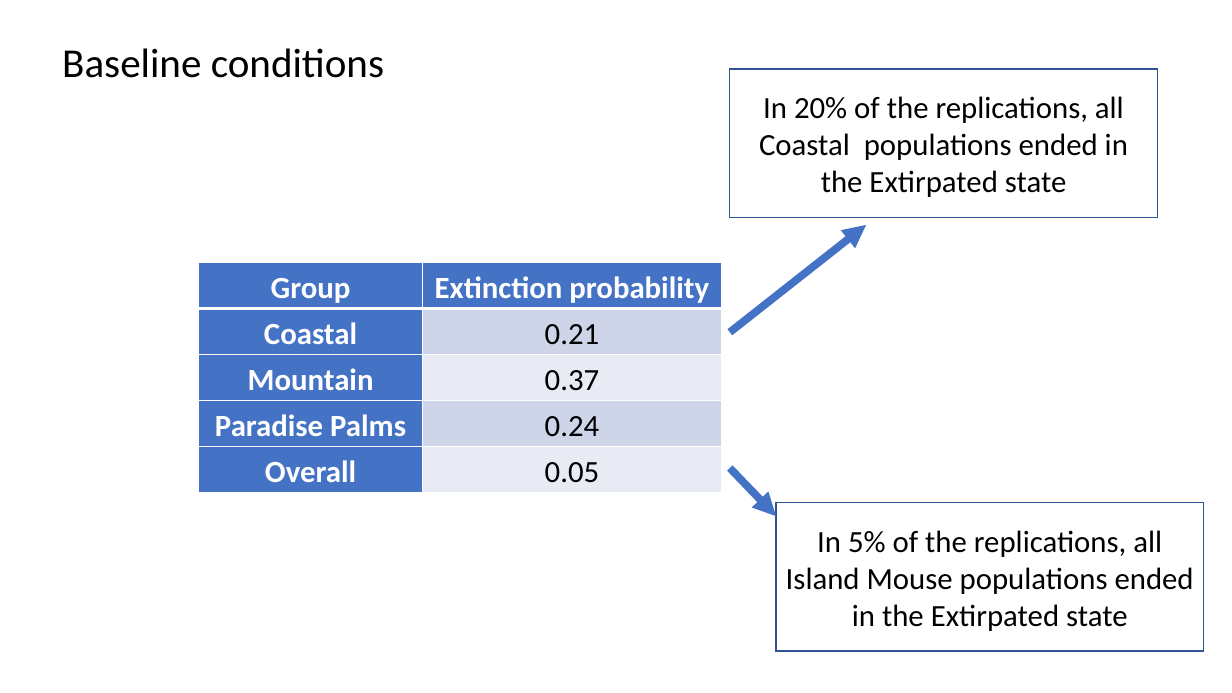
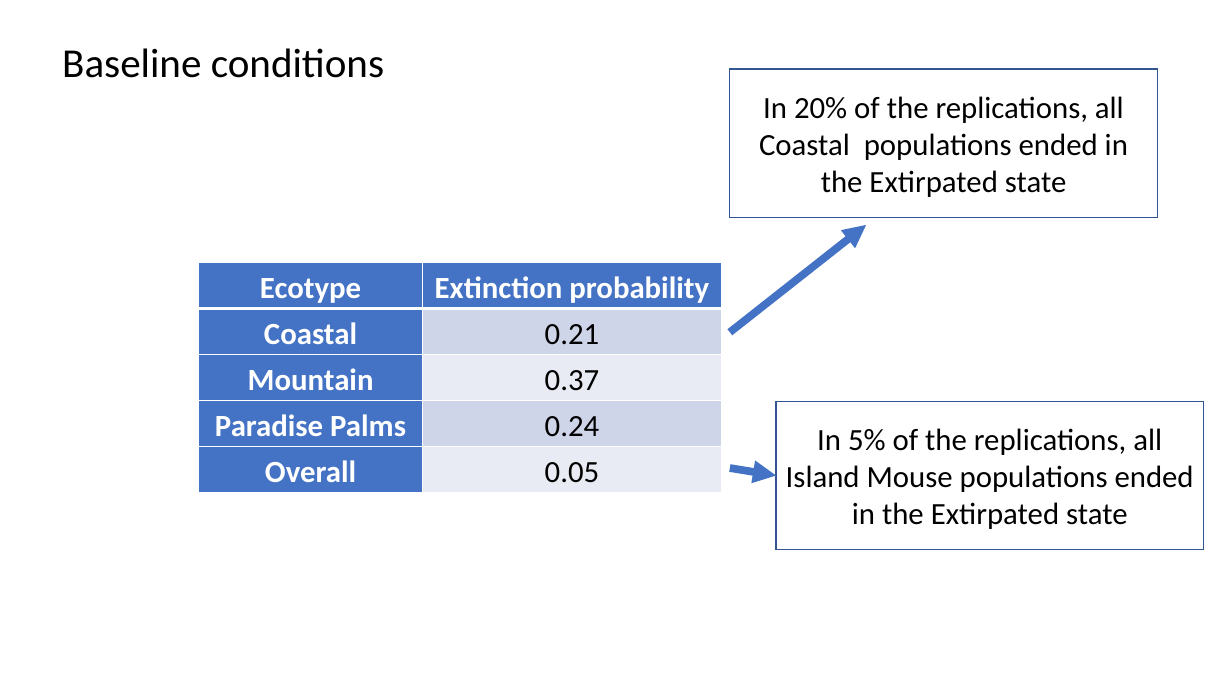
Before and after one commit to annamtucker/ssa-200, a slide deck: slide 12 of static/activities/activity-3.pptx (slide 11 before the commit). Drawn at 1232x693 pixels with LibreOffice and Linux fonts; fonts in the diff are those of the drawing; background and template pictures are left out. Boxes give left, top, right and bottom in pixels: in the first picture for what was removed or moved away, otherwise in the second. Text is boxed around its words. In the diff, an @@ line names an element or a change of style, - is before the commit and + after.

```diff
--- a/static/activities/activity-3.pptx
+++ b/static/activities/activity-3.pptx
@@ table at [199, 262, 722, 493] @@
-row 1, column 1: Group
+row 1, column 1: Ecotype
@@ rectangle "In 5% of the replications, ...": place and size @@
-rectangle "In 5% of the replications, ..." at [776, 503, 1204, 652]
+rectangle "In 5% of the replications, ..." at [776, 401, 1204, 550]
@@ arrow moved from (730, 469) - (776, 517) to (730, 469) - (776, 476) @@
```
Also in this commit, not shown: 6 other slides changed, 5 slides added, 1 slide removed, 8 other files.
